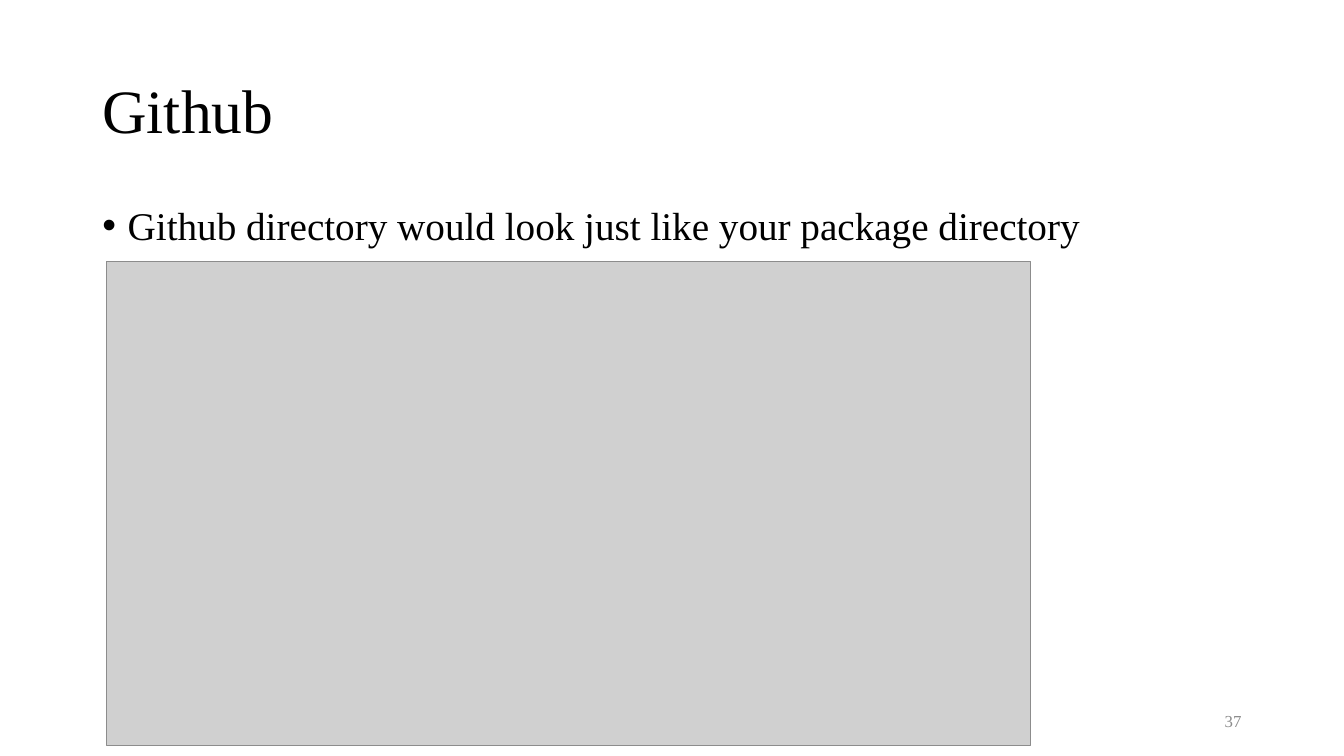
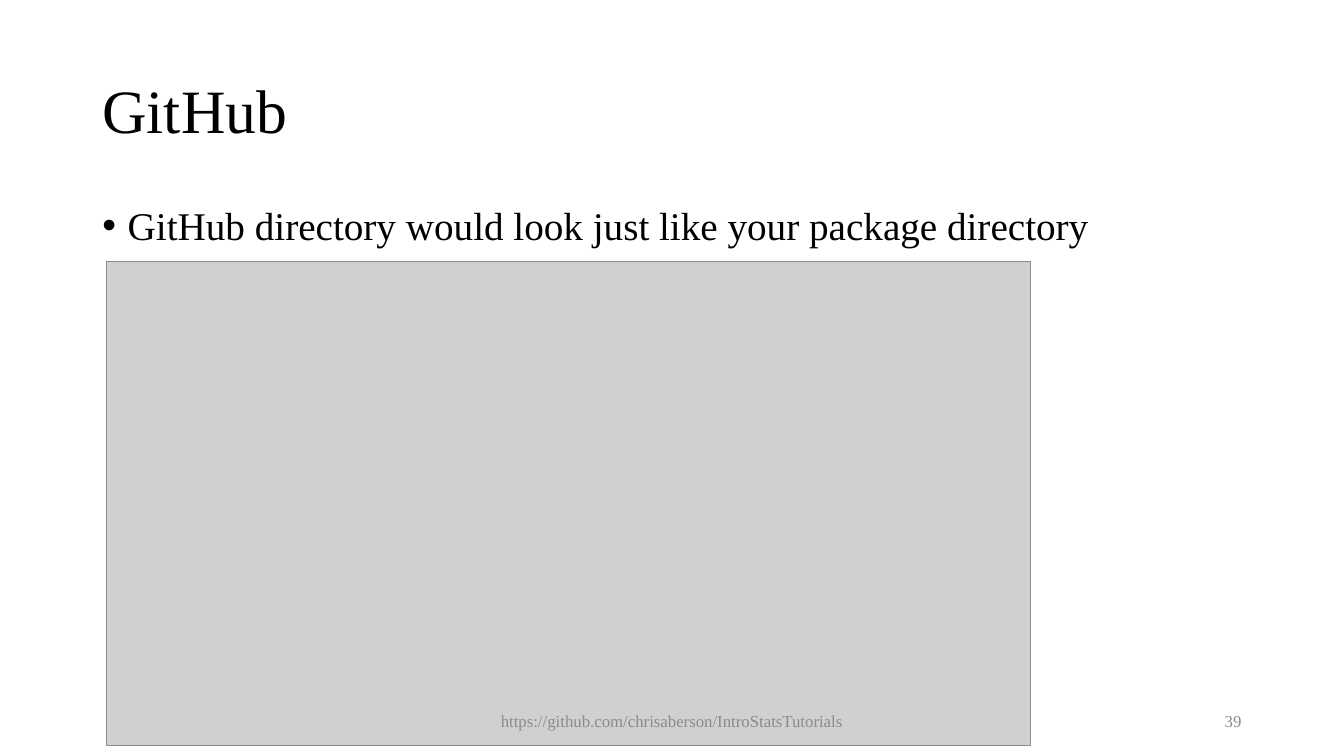
Before and after one commit to chrisaberson/IntroStatsTutorials, a slide deck: slide 39 of ppt/learnr.pptx (slide 37 before the commit). Drawn at 1344x756 pixels with LibreOffice and Linux fonts; fonts in the diff are those of the drawing; grey boxes stand for pictures. Boxes give left, top, right and bottom in pixels: in the first picture for what was removed or moved away, otherwise in the second. Text is boxed around its words. In the diff, an @@ line names an element or a change of style, - is before the commit and + after.

```diff
--- a/ppt/learnr.pptx
+++ b/ppt/learnr.pptx
@@ title at <box>102,90,287,134</box>: text changed @@
-Github
+GitHub
@@ text at <box>128,212,1088,247</box>: text changed @@
-• Github directory would look just like your package directory
+• GitHub directory would look just like your package directory
@@ text added at <box>501,715,843,731</box>, 12 pt, text #8C8C8C @@
+https://github.com/chrisaberson/IntroStatsTutorials
@@ page number at <box>1225,716,1242,727</box>: text changed @@
-37
+39
```
Also in this commit, not shown: 41 other slides changed, 4 slides added.
